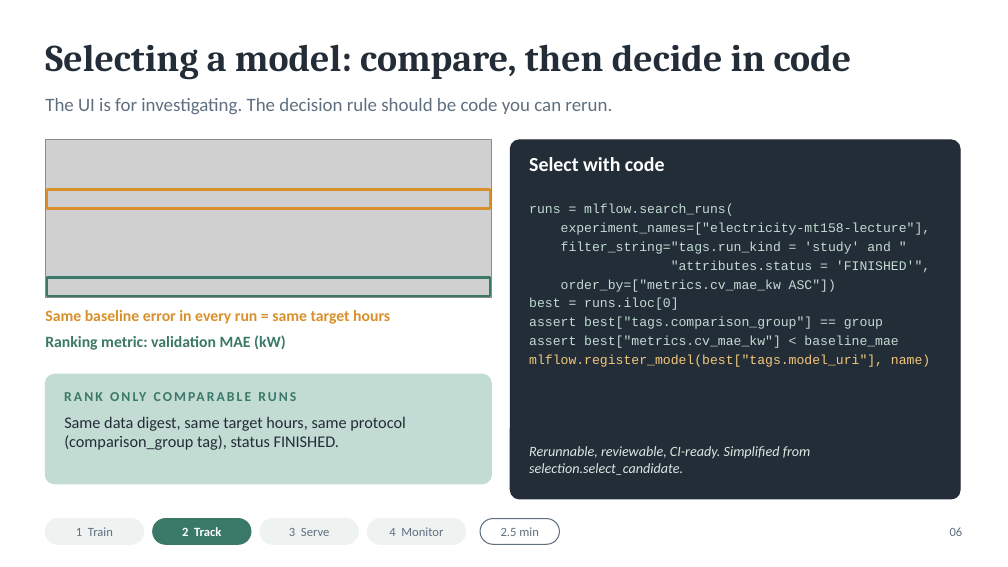
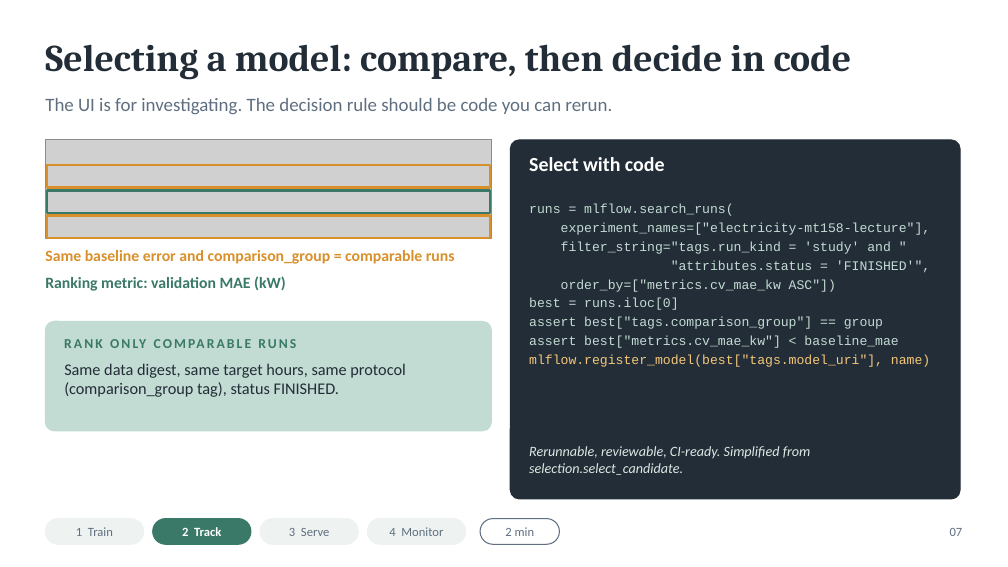
Before and after one commit to annadox/mlds2-demo, a slide deck: slide 8 of docs/presenter_2/mlds2-lecture.pptx (slide 7 before the commit). Drawn at 1008x567 pixels with LibreOffice and Linux fonts; fonts in the diff are those of the drawing; grey boxes stand for pictures. Boxes give left, top, right and bottom in pixels: in the first picture for what was removed or moved away, otherwise in the second. Text is boxed around its words. In the diff, an @@ line names an element or a change of style, - is before the commit and + after.

```diff
--- a/docs/presenter_2/mlds2-lecture.pptx
+++ b/docs/presenter_2/mlds2-lecture.pptx
@@ picture: place and size @@
-picture at box(45, 140, 492, 298)
+picture at box(45, 140, 492, 238)
@@ rectangle: place and size @@
-rectangle at box(47, 189, 490, 209)
+rectangle at box(47, 165, 490, 188)
@@ rectangle: place and size @@
-rectangle at box(47, 278, 490, 296)
+rectangle at box(47, 191, 490, 213)
@@ rectangle added at box(47, 216, 490, 238), outline #D9902B 2.5 pt @@
@@ text at box(45, 250, 455, 264): text changed @@
-Same baseline error in every run = same target hours
+Same baseline error and comparison_group = comparable runs
@@ text "Ranking metric: validation MAE (kW)": place and size @@
-text "Ranking metric: validation MAE (kW)" at box(45, 335, 286, 350)
+text "Ranking metric: validation MAE (kW)" at box(45, 276, 286, 291)
@@ 2 texts, 1 rounded rectangle: place and size @@
-2 texts, 1 rounded rectangle at box(45, 374, 492, 484)
+2 texts, 1 rounded rectangle at box(45, 321, 492, 431)
@@ text at box(505, 527, 535, 536): text changed @@
-2.5 min
+2 min
@@ text at box(950, 528, 963, 536): text changed @@
-06
+07
```
Also in this commit, not shown: 10 other slides changed, 1 slide added, 44 other files.
